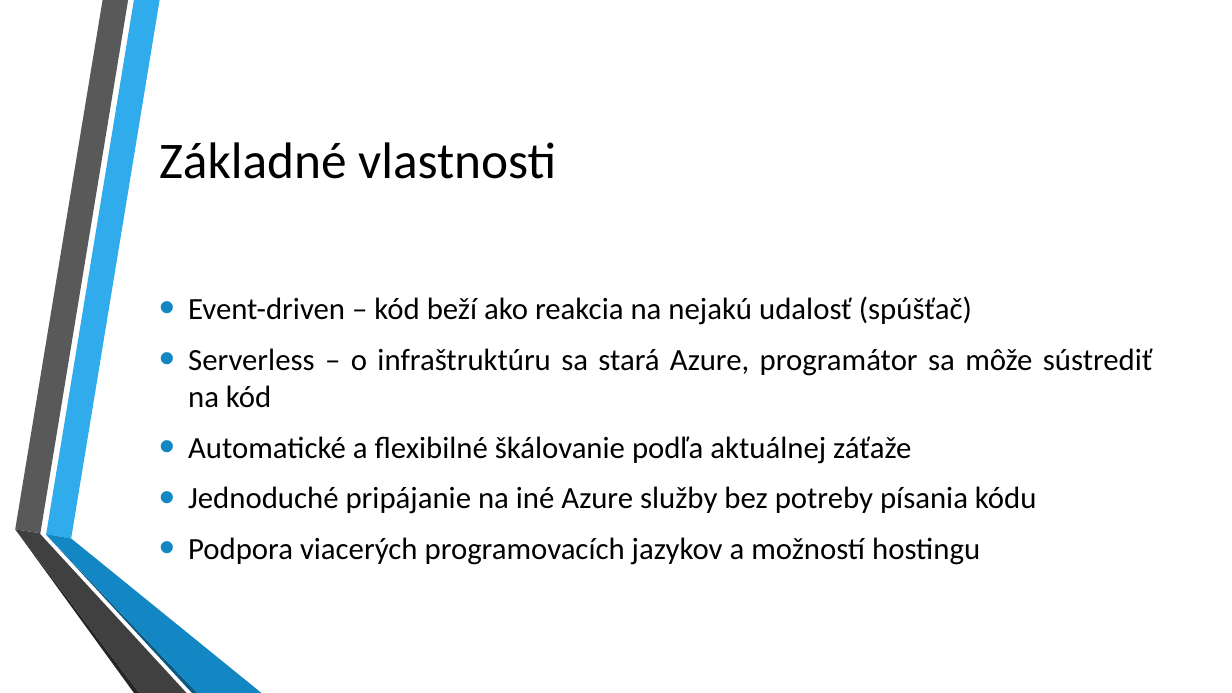
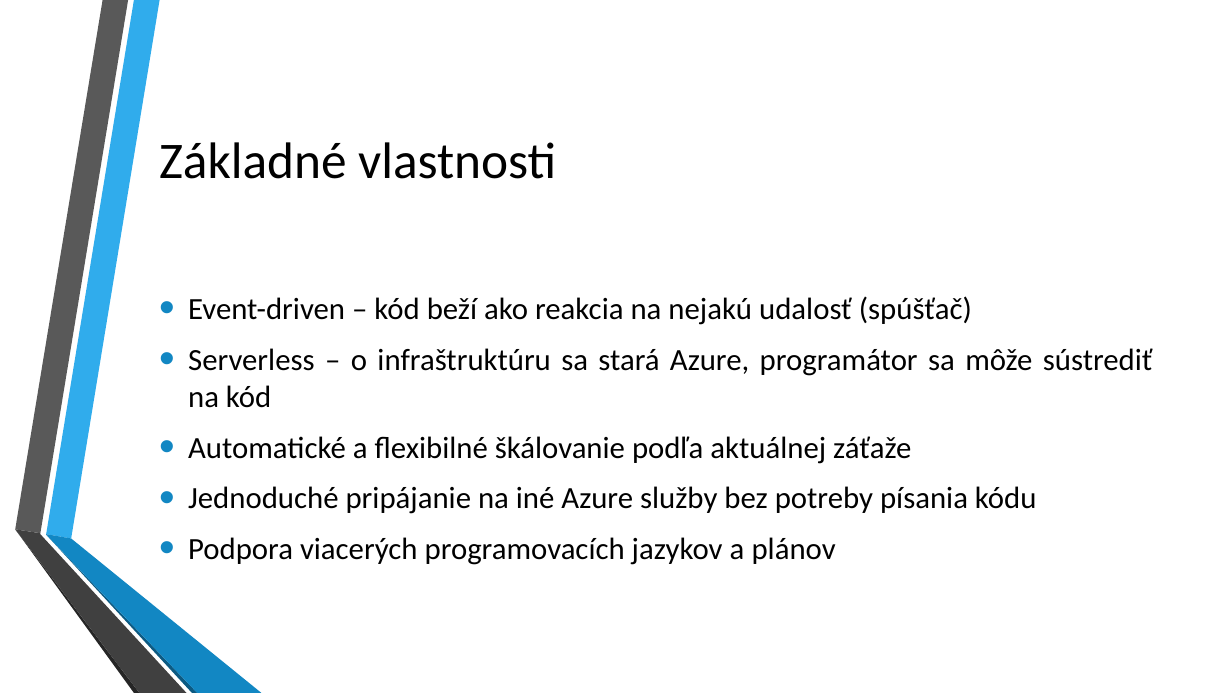
Before and after one commit to kubinko/Azure-Resources-Overview, a slide deck: slide 3 of 04 - Azure Functions/Azure Functions.pptx. Drawn at 1232x693 pixels with LibreOffice and Linux fonts; fonts in the diff are those of the drawing; background and template pictures are left out. Boxes give left, top, right and bottom in pixels: in the first picture for what was removed or moved away, otherwise in the second. Text is boxed around its words. In the diff, an @@ line names an element or a change of style, - is before the commit and + after.

```diff
--- a/04 - Azure Functions/Azure Functions.pptx
+++ b/04 - Azure Functions/Azure Functions.pptx
@@ text at <box>188,537,836,565</box>: text changed @@
-• Podpora viacerých programovacích jazykov a možností hostingu
+• Podpora viacerých programovacích jazykov a plánov
```
Also in this commit, not shown: 5 other slides changed, 1 slide added, 3 other files.
